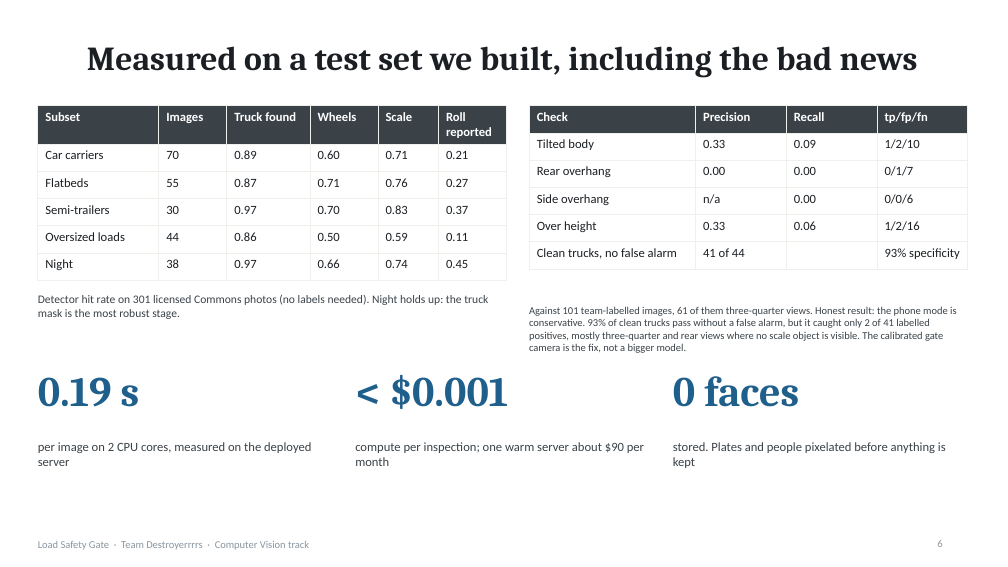
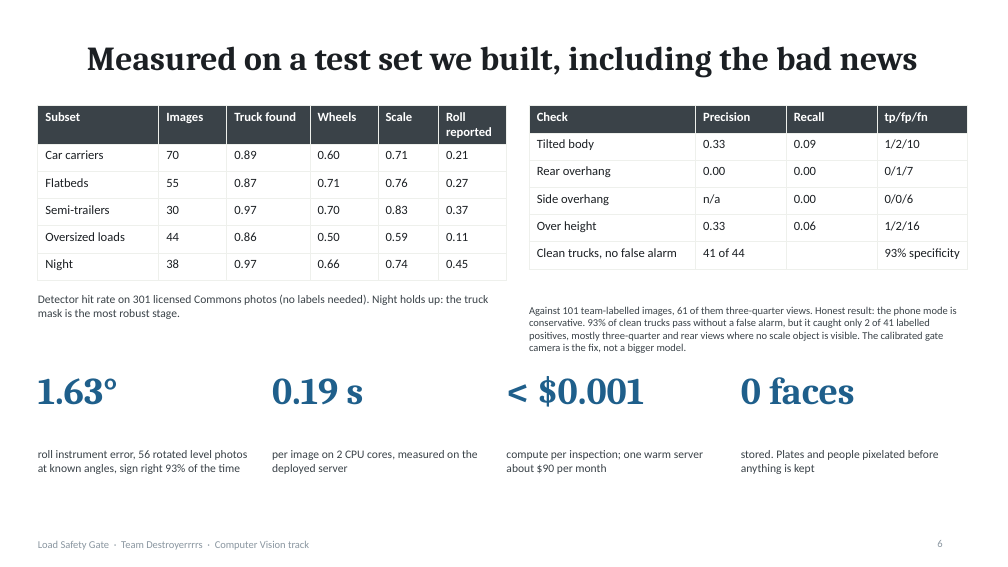
Before and after one commit to Winner-121/Destroyerrrrs_Final_Stage, a slide deck: slide 6 of deck/LoadSafetyGate_deck.pptx. Drawn at 1008x567 pixels with LibreOffice and Linux fonts; fonts in the diff are those of the drawing. Boxes give left, top, right and bottom in pixels: in the first picture for what was removed or moved away, otherwise in the second. Text is boxed around its words. In the diff, an @@ line names an element or a change of style, - is before the commit and + after.

```diff
--- a/deck/LoadSafetyGate_deck.pptx
+++ b/deck/LoadSafetyGate_deck.pptx
@@ size 40 to 36 pt in 3 elements at <box>741,377,854,405</box>, <box>537,376,644,407</box>, <box>272,378,364,405</box> @@
@@ text "0.19 s": place and size @@
-text "0.19 s" at <box>38,377,140,407</box>
+text "0.19 s" at <box>272,378,364,405</box>
@@ text "< $0.001": place and size @@
-text "< $0.001" at <box>389,375,508,409</box>
+text "< $0.001" at <box>537,376,644,407</box>
@@ text "0 faces": place and size @@
-text "0 faces" at <box>673,376,799,407</box>
+text "0 faces" at <box>741,377,854,405</box>
@@ text added at <box>38,378,118,405</box>, 36 pt, text #1F5F8B, bold @@
+1.63°
@@ size 12 to 11 pt in 3 elements at <box>741,450,939,474</box>, <box>506,450,703,474</box>, <box>272,450,478,474</box> @@
@@ text "per image on 2 CPU ...": place and size @@
-text "per image on 2 CPU ..." at <box>38,442,311,466</box>
+text "per image on 2 CPU ..." at <box>272,450,478,474</box>
@@ text "compute per inspection; one warm ...": place and size @@
-text "compute per inspection; one warm ..." at <box>355,442,644,466</box>
+text "compute per inspection; one warm ..." at <box>506,450,703,474</box>
@@ text "stored. Plates and people pixelated ...": place and size @@
-text "stored. Plates and people pixelated ..." at <box>673,442,946,468</box>
+text "stored. Plates and people pixelated ..." at <box>741,450,939,474</box>
@@ text added at <box>38,450,248,474</box>, 11 pt, text #3A4248 @@
+roll instrument error, 56 rotated level photos at known angles, sign right 93% of the time
```
Also in this commit, not shown: 2 other slides changed, 3 other files.
